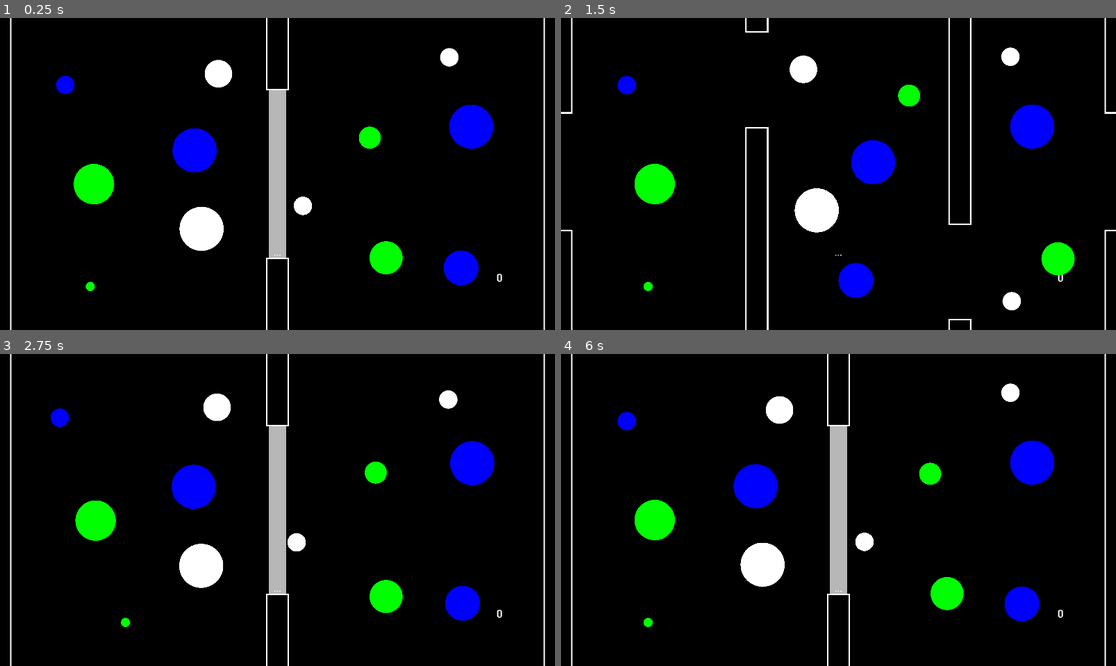
Above: before the commit, frames 1-4 (two rows, left to right).
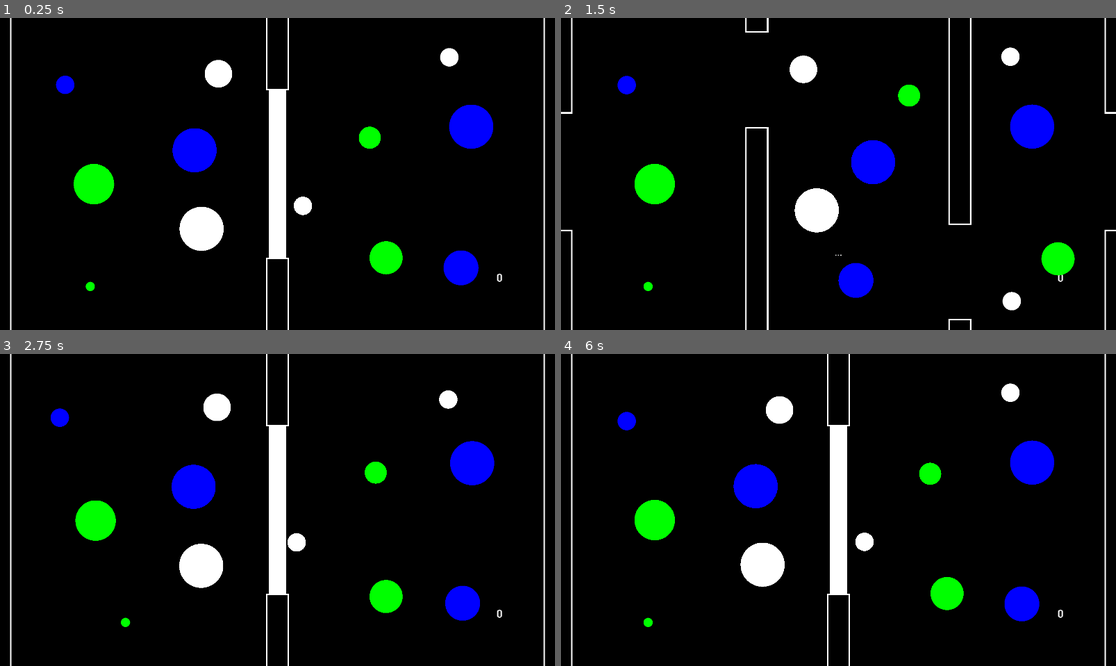
Above: after the commit, the same moments.

Repository: Dark-Gran/Spirit-Circles
Game: Godot game, scene res://src/Main.tscn
Same seed, same stepped clock (60 frames per second), same inputs: the game is played once before the commit and once after it.
Inputs (mouse positions are in pixels of both pictures, inside the frame that each line leads up to):
- Up to frame 1 (0.25 s): no input
- Up to frame 2 (1.5 s): move the mouse to (960, 158) at 0.52 s; hold Right (ui_right) 0.53-1.28 s; tap Space (ui_accept) at 0.77 s; move the mouse to (727, 189) at 1.27 s; hold Left (ui_left) from 1.28 s (still down)
- Up to frame 3 (2.75 s): tap Space (ui_accept) at 1.52 s; move the mouse to (333, 441) at 2.02 s; release Left (ui_left) at 2.03 s; hold Right (ui_right) from 2.03 s (still down)
- Up to frame 4 (6 s): move the mouse to (810, 572) at 2.77 s; tap Space (ui_accept) at 3.02, 3.77, 4.52 s; move the mouse to (1005, 556) at 3.52 s; release Right (ui_right) at 3.53 s; hold Left (ui_left) 3.53-5.78 s; move the mouse to (672, 463) at 4.27 s; move the mouse to (866, 510) at 5.02 s; move the mouse to (755, 432) at 5.77 s; hold Right (ui_right) from 5.78 s (still down)

The runs differ from the first frame. In frame 1, 1.7% of the frame differs, in the area x 48-52%, y 23-77%; in frame 2, nothing differs; in frame 3, 1.7%; in frame 4, 1.7%.

Commit message:
color_type for beams

Diff:
--- a/src/world/Circle.gd
+++ b/src/world/Circle.gd
@@ -2,7 +2,7 @@
 class_name Circle
 
 enum ColorType {WHITE, GREEN, BLUE, RED}
-var ct_dict = {
+const ct_dict = {
 	ColorType.WHITE: {
 		"color": Color.white,
 		"speed": 1,
--- a/src/world/levels/Level_009.tscn
+++ b/src/world/levels/Level_009.tscn
@@ -8,6 +8,24 @@
 
 [node name="Level" type="Node2D"]
 script = ExtResource( 2 )
+
+[node name="Statics" type="Node2D" parent="."]
+
+[node name="Beam" parent="Statics" instance=ExtResource( 5 )]
+position = Vector2( 960, 540 )
+scale = Vector2( 1, 1.246 )
+
+[node name="Wall" parent="Statics" instance=ExtResource( 4 )]
+position = Vector2( 0, 540 )
+
+[node name="Wall2" parent="Statics" instance=ExtResource( 4 )]
+position = Vector2( 1920, 540 )
+
+[node name="Wall3" parent="Statics" instance=ExtResource( 3 )]
+position = Vector2( 960, 1080 )
+
+[node name="Wall4" parent="Statics" instance=ExtResource( 3 )]
+position = Vector2( 960, 0 )
 
 [node name="Circles" type="Node2D" parent="."]
 
@@ -74,21 +92,3 @@
 color_type = 1
 angle = 15
 size = 22.0
-
-[node name="Statics" type="Node2D" parent="."]
-
-[node name="Beam" parent="Statics" instance=ExtResource( 5 )]
-position = Vector2( 960, 540 )
-scale = Vector2( 1, 1.246 )
-
-[node name="Wall" parent="Statics" instance=ExtResource( 4 )]
-position = Vector2( 0, 540 )
-
-[node name="Wall2" parent="Statics" instance=ExtResource( 4 )]
-position = Vector2( 1920, 540 )
-
-[node name="Wall3" parent="Statics" instance=ExtResource( 3 )]
-position = Vector2( 960, 1080 )
-
-[node name="Wall4" parent="Statics" instance=ExtResource( 3 )]
-position = Vector2( 960, 0 )
--- a/src/world/obstacles/Beam.gd
+++ b/src/world/obstacles/Beam.gd
@@ -1,3 +1,6 @@
 extends KinematicBody2D
 
 export (Circle.ColorType) var color_type = Circle.ColorType.WHITE
+
+func _ready():
+	$MeshInstance2D.modulate = Circle.ct_dict.get(color_type).get("color")
